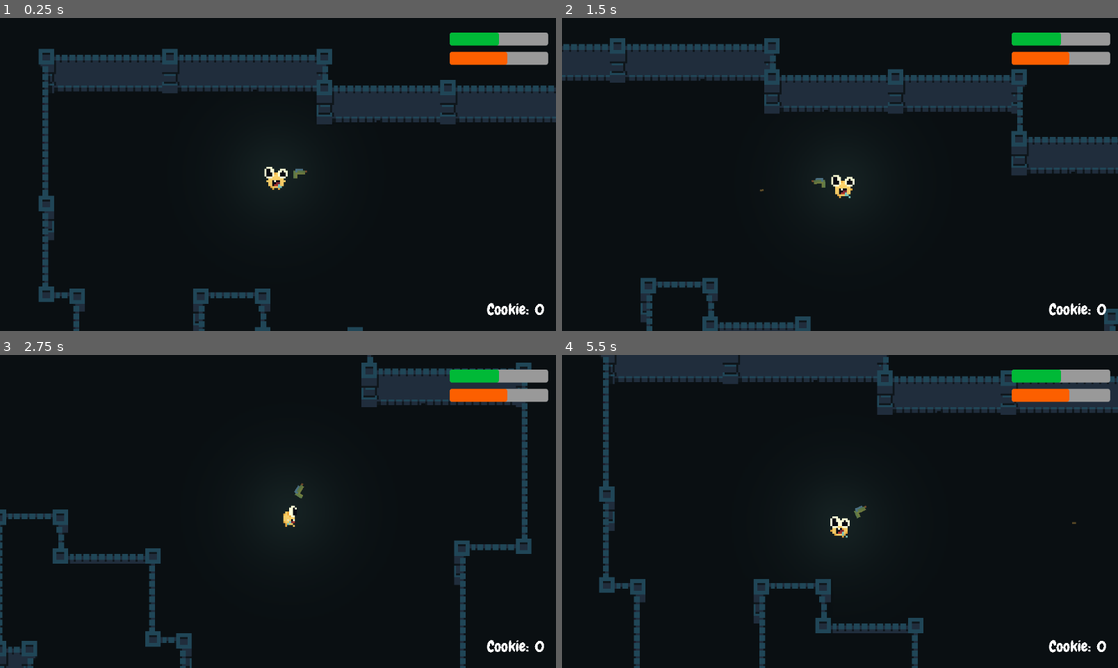
Above: before the commit, frames 1-4 (two rows, left to right).
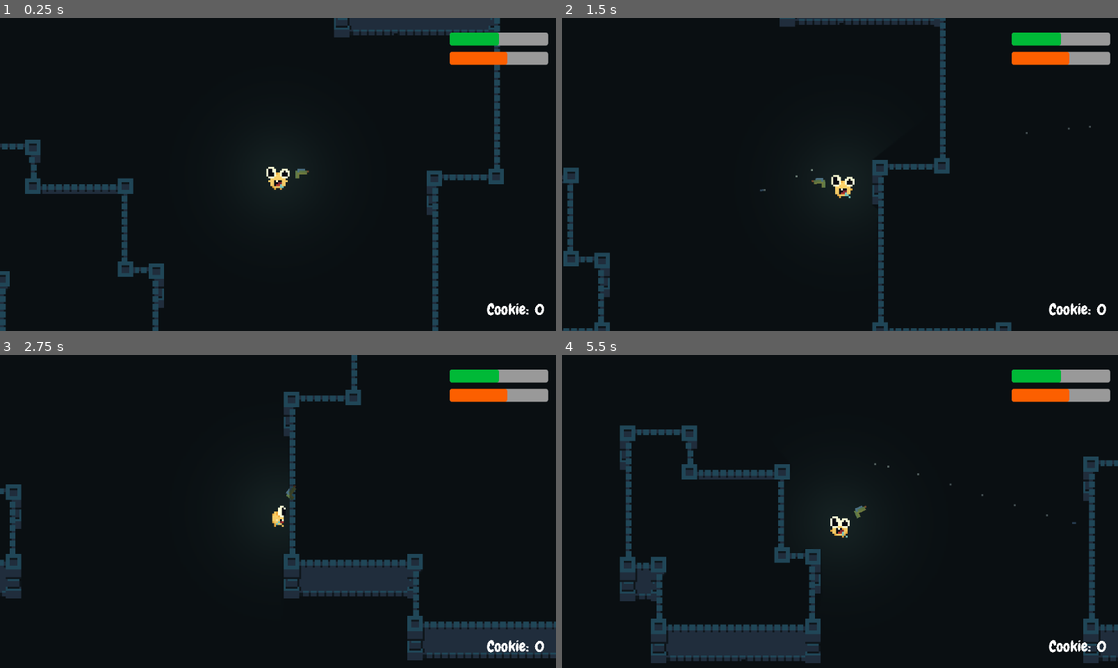
Above: after the commit, the same moments.

Repository: kosero/Bebisio
Game: Godot game, scene res://Scenes/world.tscn
Same seed, same stepped clock (60 frames per second), same inputs: the game is played once before the commit and once after it. This scene is started directly instead of the project's main scene.
Inputs (mouse positions are in pixels of both pictures, inside the frame that each line leads up to):
- Up to frame 1 (0.25 s): no input
- Up to frame 2 (1.5 s): tap Enter at 0.5 s; move the mouse to (962, 158) at 0.52 s; hold D (move_right) 0.53-1.28 s; hold E (shoot) 0.53-1.28 s; move the mouse to (728, 190) at 1.27 s; hold S (move_down) from 1.28 s (still down); tap E (shoot) at 1.35 s
- Up to frame 3 (2.75 s): move the mouse to (333, 442) at 2.02 s; release S (move_down) at 2.03 s; hold D (move_right) from 2.03 s (still down); hold E (shoot) from 2.03 s (still down)
- Up to frame 4 (5.5 s): move the mouse to (812, 574) at 2.77 s; release D (move_right) at 2.78 s; release E (shoot) at 2.78 s; hold W (move_up) 2.78-3.53 s; tap E (shoot) at 2.85, 4.35 s; move the mouse to (1006, 558) at 3.52 s; hold E (shoot) 3.53-4.28 s; hold A (move_left) 3.53-5.03 s; move the mouse to (673, 464) at 4.27 s; move the mouse to (867, 511) at 5.02 s; hold S (move_down) from 5.03 s (still down); hold E (shoot) from 5.03 s (still down)

The runs differ from the first frame. In frame 1, 17% of the frame differs, in the area x 0-100%, y 0-100%; in frame 2, 16%; in frame 3, 13%; in frame 4, 19%, in the area x 6-100%, y 0-100%.

Commit message:
feat: hide objects behind walls using raycast and bullet sound added

Diff:
--- a/Autoloads/cookie_counter.tscn
+++ b/Autoloads/cookie_counter.tscn
@@ -6,7 +6,7 @@
 [node name="CookieCounter" type="Node" unique_id=101812541]
 script = ExtResource("1_sy80s")
 
-[node name="HamSound" type="AudioStreamPlayer2D" parent="." unique_id=1028921494]
+[node name="HamSound" type="AudioStreamPlayer" parent="." unique_id=1610016844]
 unique_name_in_owner = true
 stream = ExtResource("2_umy77")
 volume_db = -15.0
--- a/Prefabs/bullet.tscn
+++ b/Prefabs/bullet.tscn
@@ -5,14 +5,26 @@
 [sub_resource type="RectangleShape2D" id="RectangleShape2D_7dga7"]
 size = Vector2(2, 1)
 
+[sub_resource type="ParticleProcessMaterial" id="ParticleProcessMaterial_0oen4"]
+particle_flag_disable_z = true
+gravity = Vector3(0, 0, 0)
+
 [node name="Bullet" type="Area2D" unique_id=41924042 groups=["bullet"]]
 script = ExtResource("1_0oen4")
+
+[node name="CollisionShape2D" type="CollisionShape2D" parent="." unique_id=904877272]
+position = Vector2(1, 0.5)
+shape = SubResource("RectangleShape2D_7dga7")
 
 [node name="ColorRect" type="ColorRect" parent="." unique_id=649779378]
 offset_right = 2.0
 offset_bottom = 1.0
-color = Color(0.6509804, 0.53333336, 0.2901961, 1)
+color = Color(0.30588236, 0.45490196, 0.6, 1)
 
-[node name="CollisionShape2D" type="CollisionShape2D" parent="." unique_id=904877272]
-position = Vector2(1, 0.5)
-shape = SubResource("RectangleShape2D_7dga7")
+[node name="GPUParticles2D" type="GPUParticles2D" parent="." unique_id=132631745]
+modulate = Color(0.5294118, 0.61960787, 0.6392157, 1)
+position = Vector2(-0.615, 0.5)
+lifetime = 0.5
+use_fixed_seed = true
+seed = 3880429314
+process_material = SubResource("ParticleProcessMaterial_0oen4")
--- a/Prefabs/cookie.tscn
+++ b/Prefabs/cookie.tscn
@@ -18,7 +18,7 @@
 fill = 1
 fill_from = Vector2(0.5, 0.5)
 
-[node name="Cookie" type="Area2D" unique_id=329422708]
+[node name="Cookie" type="Area2D" unique_id=329422708 groups=["cookie"]]
 script = ExtResource("1_a5i50")
 
 [node name="Cookie" type="Sprite2D" parent="." unique_id=726540183]
--- a/Prefabs/player.tscn
+++ b/Prefabs/player.tscn
@@ -7,6 +7,7 @@
 [ext_resource type="Script" uid="uid://d4l6e160h4igp" path="res://Scripts/Player/hud.gd" id="4_hck1p"]
 [ext_resource type="Script" uid="uid://cay7his34tk88" path="res://Scripts/Player/gun.gd" id="5_knrd4"]
 [ext_resource type="PackedScene" uid="uid://cnhoqlq275j4s" path="res://Prefabs/bullet.tscn" id="7_juxdh"]
+[ext_resource type="AudioStream" uid="uid://43kw4oejdqag" path="res://Sounds/Lazer.wav" id="8_4qbli"]
 
 [sub_resource type="OccluderPolygon2D" id="OccluderPolygon2D_hck1p"]
 polygon = PackedVector2Array(2, 8, 4, 5, -4, 5, -2, 8)
@@ -22,6 +23,9 @@
 height = 128
 fill = 1
 fill_from = Vector2(0.5, 0.5)
+
+[sub_resource type="CircleShape2D" id="CircleShape2D_4qbli"]
+radius = 60.0
 
 [sub_resource type="CircleShape2D" id="CircleShape2D_5wxv7"]
 radius = 6.0
@@ -203,6 +207,12 @@
 shadow_filter = 1
 shadow_filter_smooth = 3.0
 texture = SubResource("GradientTexture2D_y5hcb")
+
+[node name="ShapeCast2D" type="ShapeCast2D" parent="." unique_id=333052692]
+unique_name_in_owner = true
+shape = SubResource("CircleShape2D_4qbli")
+target_position = Vector2(0, 0)
+collide_with_areas = true
 
 [node name="CollisionShape2D" type="CollisionShape2D" parent="." unique_id=1202312442]
 position = Vector2(0, 2)
@@ -295,11 +305,15 @@
 
 [node name="Gun" type="Sprite2D" parent="." unique_id=482038350]
 z_index = 6
-position = Vector2(-10.38039, -6.020589)
-rotation = -2.6160116
+position = Vector2(11.830997, -2.006858)
+rotation = -0.16802773
 texture = ExtResource("4_2nftw")
-flip_v = true
 script = ExtResource("5_knrd4")
 bullet = ExtResource("7_juxdh")
 
+[node name="BulletSound" type="AudioStreamPlayer" parent="Gun" unique_id=1605617565]
+unique_name_in_owner = true
+stream = ExtResource("8_4qbli")
+volume_db = -15.0
+
 [node name="AudioListener2D" type="AudioListener2D" parent="." unique_id=518212693]
--- a/Scenes/world.tscn
+++ b/Scenes/world.tscn
@@ -7,15 +7,15 @@
 
 [node name="Layers" type="Node2D" parent="." unique_id=875645524]
 
-[node name="0" type="TileMapLayer" parent="Layers" unique_id=457911704]
+[node name="0" type="TileMapLayer" parent="Layers" unique_id=457911704 groups=["wall"]]
 tile_map_data = PackedByteArray("AAAAAAAAAAAGAAIAAAAAAAEAAAAGAAIAAAAAAAIAAAAGAAIAAAAAAAMAAAAGAAIAAAAAAAQAAAAGAAIAAAAAAA …(47152 unchanged characters)…
 tile_set = ExtResource("1_go701")
 
-[node name="1" type="TileMapLayer" parent="Layers" unique_id=800055757]
+[node name="1" type="TileMapLayer" parent="Layers" unique_id=800055757 groups=["wall"]]
 z_index = 5
 tile_map_data = PackedByteArray("AAABAAEAAAAFAAAAAAACAAEAAAAGAAAAAAADAAEAAAAGAAAAAAAEAAEAAAAGAAAAAAAFAAEAAAAIAAQAAAAGAA …(3456 unchanged characters)…
 tile_set = ExtResource("1_go701")
 
 [node name="Player" parent="." unique_id=1933084700 instance=ExtResource("1_a02cp")]
 z_index = 1
-position = Vector2(143, 89)
+position = Vector2(263, 166)
--- a/Scripts/Player/gun.gd
+++ b/Scripts/Player/gun.gd
@@ -3,6 +3,8 @@
 
 @export var radius: float = 12.0
 @export var bullet: PackedScene
+
+@onready var bullet_sound: AudioStreamPlayer = %BulletSound
 
 func _input(event: InputEvent) -> void:
 	if event.is_action_pressed("shoot"):
@@ -22,3 +24,5 @@
 	get_parent().add_child(b)
 	b.global_position = global_position
 	b.rotation = rotation
+	if !bullet_sound.playing:
+		bullet_sound.play()
--- a/Scripts/Player/player.gd
+++ b/Scripts/Player/player.gd
@@ -11,8 +11,11 @@
 @export var SPEED: float = 80.0
 
 @onready var anim: AnimatedSprite2D = %AnimatedSprite2D
+@onready var shape: ShapeCast2D = %ShapeCast2D
+
 
 func _physics_process(delta: float) -> void:
+	_raycast_handle()
 	_movement_handle(delta)
 	_state_manager()
 	_animation_manager()
@@ -50,3 +53,25 @@
 
 	if anim.animation != full_anim_name:
 		anim.play(full_anim_name)
+
+
+func _raycast_handle() -> void:
+	if shape.is_colliding():
+		for i in shape.get_collision_count():
+			var body = shape.get_collider(i)
+			if body == null or body.is_in_group("wall"):
+				continue
+
+			var space = get_world_2d().direct_space_state
+			var query = PhysicsRayQueryParameters2D.create(
+				global_position,
+				body.global_position
+			)
+			query.exclude = [self]
+			query.collision_mask = 1
+
+			var result = space.intersect_ray(query)
+			if not result:
+				body.visible = true
+			else:
+				body.visible = false
--- a/Scripts/cookie_counter.gd
+++ b/Scripts/cookie_counter.gd
@@ -1,7 +1,7 @@
 extends Node
 
 
-@onready var ham_sound: AudioStreamPlayer2D = %HamSound
+@onready var ham_sound: AudioStreamPlayer = %HamSound
 
 var counter: int = 0
 
--- a/project.godot
+++ b/project.godot
@@ -13,7 +13,9 @@
 config/name="Bebisio"
 run/main_scene="uid://c35x0d44i1dov"
 config/features=PackedStringArray("4.6", "GL Compatibility")
-config/icon="res://icon.svg"
+config/icon="uid://02cwkjevtjcw"
+config/macos_native_icon="uid://02cwkjevtjcw"
+config/windows_native_icon="uid://02cwkjevtjcw"
 
 [autoload]
 
@@ -27,6 +29,8 @@
 
 bullet=""
 player=""
+cookie=""
+wall=""
 
 [input]
 
@@ -77,4 +81,5 @@
 rendering_device/driver.windows="d3d12"
 renderer/rendering_method="gl_compatibility"
 renderer/rendering_method.mobile="gl_compatibility"
+textures/vram_compression/import_etc2_astc=true
 environment/defaults/default_clear_color=Color(0.039215688, 0.05882353, 0.07058824, 1)
Not shown, added: Sounds/Lazer.wav.import
Binary file added: Textures/icon.png
Not shown, added: Textures/icon.png.import
Not shown, changed: export_presets.cfg
Not shown, added: Sounds/Lazer.wav
